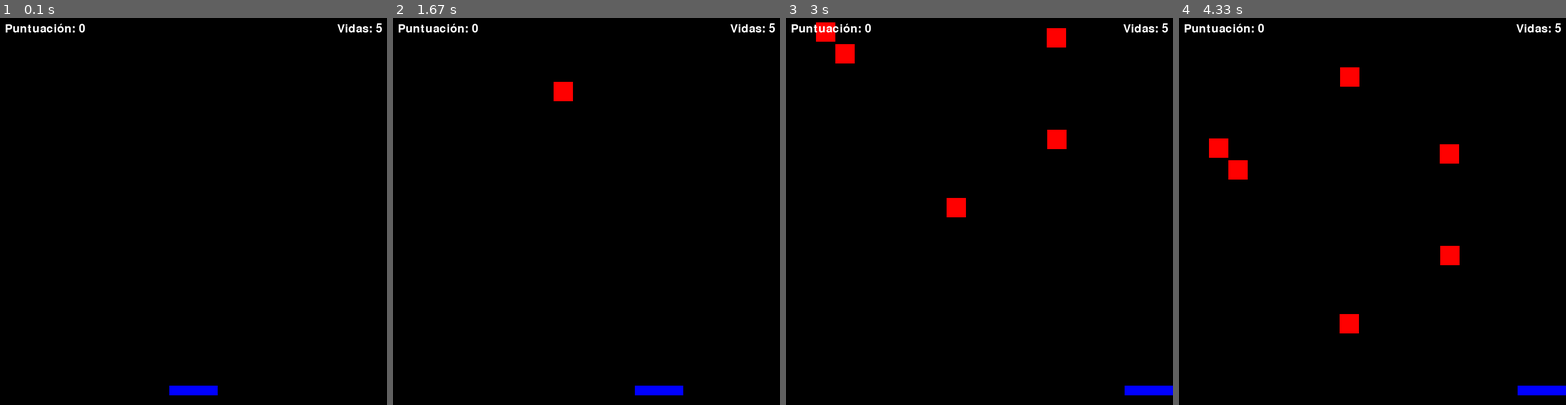
Above: before the commit, frames 1-4 (left to right).
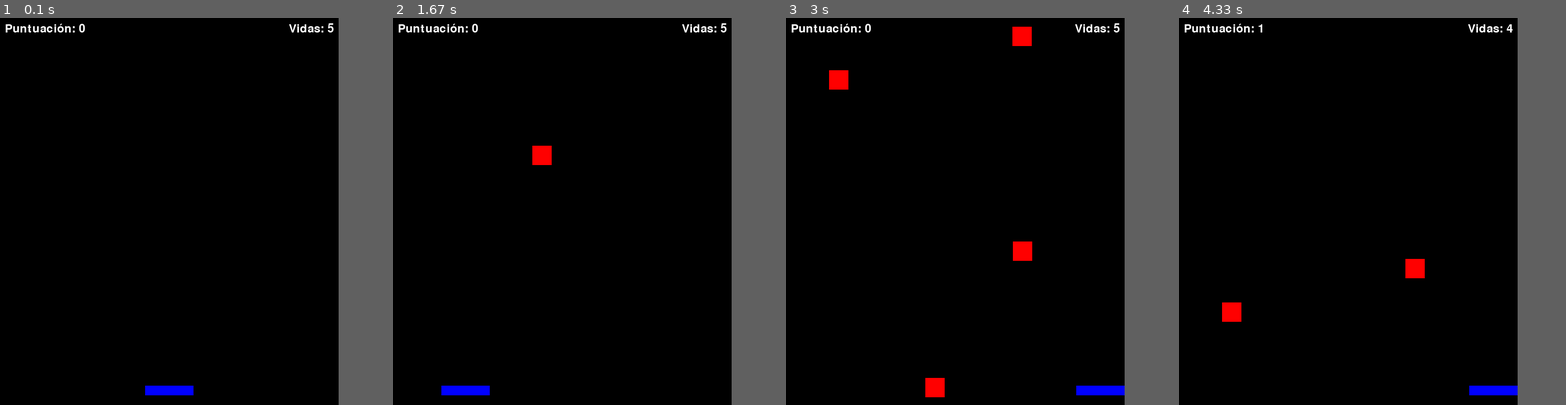
Above: after the commit, the same moments.

Repository: Guevara2435333/proyecto_pygame
Game: pygame game, started from main.py
Two runs of this game, one before a commit and one after it. Both use one fixed random seed, a clock stepped at 60 frames per second and the inputs below.
Inputs:
- Up to frame 1 (0.1 s): no input
- Up to frame 2 (1.67 s): hold Right 0.33-0.8 s; hold Right 0.83-1.3 s; hold Left from 1.33 s (still down)
- Up to frame 3 (3 s): release Left at 1.87 s; hold Right 2.33-2.97 s
- Up to frame 4 (4.33 s): hold Left 3-3.47 s; hold Right 3.5-3.97 s; hold Right from 4 s (still down)
In our replay, the window is 800x800 before the commit and 700x800 after it. These sizes can differ from the game's own. Grey fills any space a smaller window leaves; there, only what the larger window draws over its background counts as a difference.

The runs differ from the first frame. In frame 1, 0.6% of the frame differs, in the area x 37-99%, y 1-98%; in frame 2, 1.4%; in frame 3, 3.1%, in the area x 7-100%, y 1-98%; in frame 4, 2.9%.

Commit message:
Add files via upload

Diff:
--- a/main.py
+++ b/main.py
@@ -4,7 +4,7 @@
 
 pygame.init()
 
-screen_width = 800
+screen_width = 700
 screen_height = 800
 
 black = (0, 0, 0)  # Color negro
@@ -32,7 +32,7 @@
 player_width = 100
 player_height = 20
 player_color = blue
-player_speed = 10
+player_speed = 25
 
 # posicion inicio jugador
 player_start_x = (screen_width / 2) - (player_width / 2)
@@ -50,7 +50,7 @@
 object_width = 40
 object_height = 40
 object_color = red
-object_speed = 3
+object_speed = 5.7
 # Esta es la lista que guardará todos los objetos que están en la pantalla.
 falling_objects = []
 
@@ -67,7 +67,6 @@
         # Si se cierra la ventana, salir del bucle
         if event.type == pygame.QUIT:
             running = False
-
 
 # movimiento
 
@@ -90,7 +89,7 @@
 
 # 1. Crear un nuevo objeto de vez en cuando
 
-    if random.random() < 0.02:
+    if random.random() < 0.01:
         object_x = random.randint(0, screen_width- object_width)
         new_object_rect = pygame.Rect(object_x, 0, object_width, object_height)
         falling_objects.append(new_object_rect)
